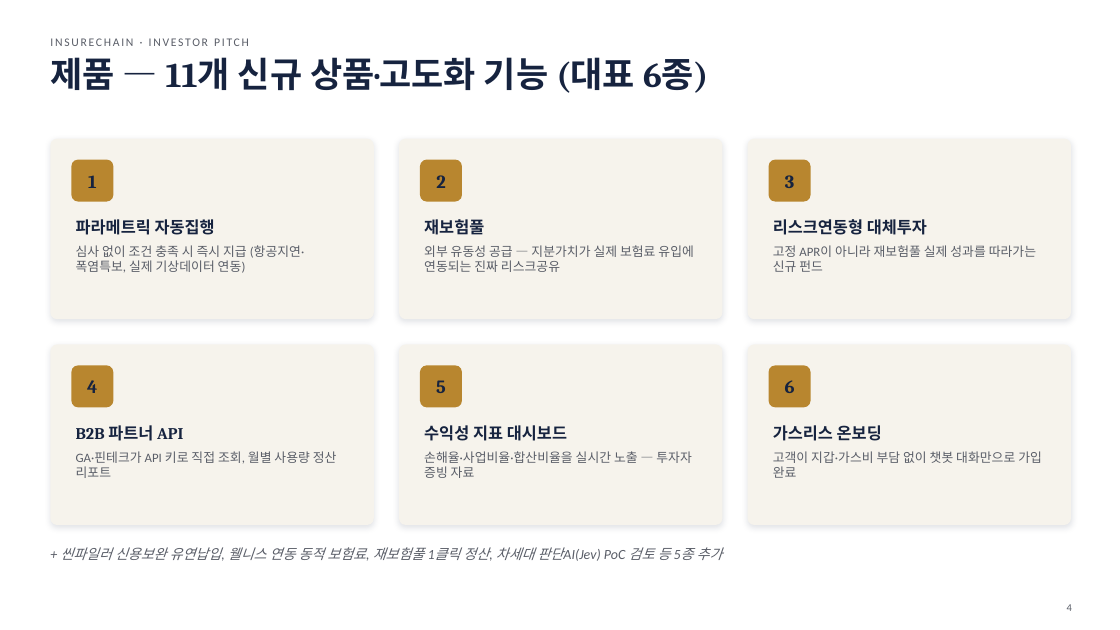
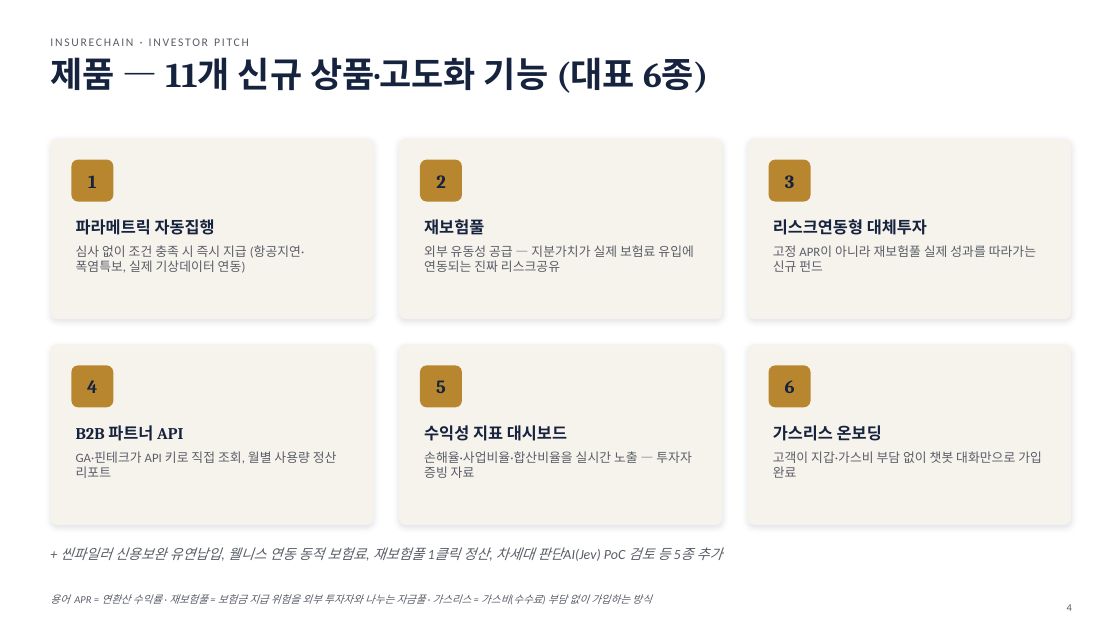
Before and after one commit to leeyonsei78/capstone_project_alpha, a slide deck: slide 4 of 인슈어체인_투자피칭_발표자료.pptx. Drawn at 1120x630 pixels with LibreOffice and Linux fonts; fonts in the diff are those of the drawing. Boxes give left, top, right and bottom in pixels: in the first picture for what was removed or moved away, otherwise in the second. Text is boxed around its words. In the diff, an @@ line names an element or a change of style, - is before the commit and + after.

```diff
--- a/인슈어체인_투자피칭_발표자료.pptx
+++ b/인슈어체인_투자피칭_발표자료.pptx
@@ text added at bbox=[50, 594, 651, 604], 9 pt, text #5A5E68, italic @@
+용어 APR = 연환산 수익률 · 재보험풀 = 보험금 지급 위험을 외부 투자자와 나누는 자금풀 · 가스리스 = 가스비(수수료) 부담 없이 가입하는 방식
```
Also in this commit, not shown: 12 other slides changed, 1 slide added.
